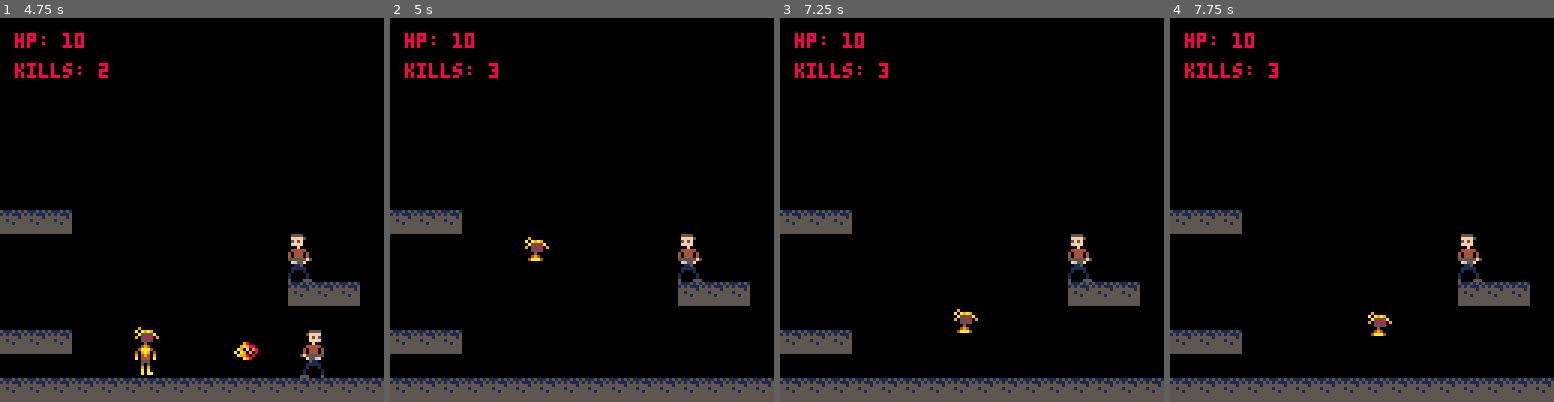
Above: before the commit, frames 1-4 (left to right).
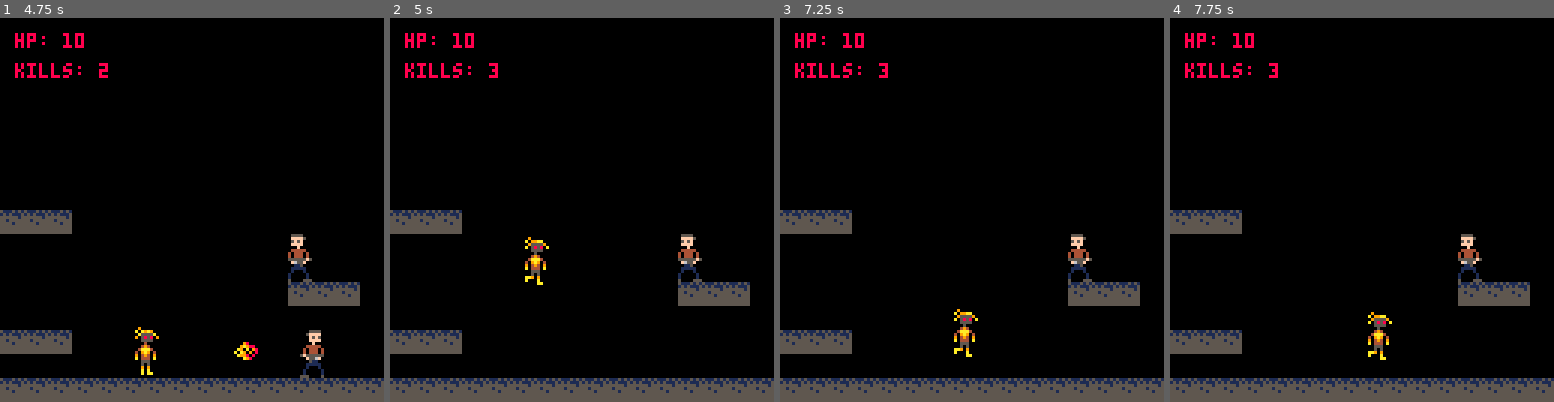
Above: after the commit, the same moments.

Repository: xMunchy/Mirror_Image
Game: PICO-8 cartridge prog.p8
Two runs of this game, one before a commit and one after it. Both use one fixed random seed, a clock stepped at 60 frames per second and the inputs below.
Inputs:
- Up to frame 1 (4.75 s): tap O (Z key) at 0.7, 1.7, 2.1, 2.5, 2.9, 3.3, 3.7, 4.1, 4.5 s; hold Right 1.6-2.1 s; hold Up 2.15-2.42 s; hold Right 2.47-3.03 s; hold Left 3.08-3.58 s; hold Down 3.63-3.97 s; hold Right 4.02-4.68 s; hold Up from 4.73 s (still down)
- Up to frame 2 (5 s): keep holding Up; tap O (Z key) at 4.9 s
- Up to frame 3 (7.25 s): release Up at 5.03 s; hold Left 5.08-5.68 s; tap O (Z key) every 0.4 s from 5.3 to 6.9 s; hold Down 5.73-6.03 s; hold Right 6.08-6.58 s; hold Right 6.63-7.13 s; hold Up from 7.18 s (still down)
- Up to frame 4 (7.75 s): tap O (Z key) at 7.3, 7.7 s; release Up at 7.45 s; hold Right from 7.5 s (still down)

Frame 1 is identical in both runs. In frame 2, 0.2% of the frame differs, in the area x 35-42%, y 57-70%; in frame 3, 0.2%; in frame 4, 0.2%.

Commit message:
fix small bug

Diff:
--- a/prog.p8
+++ b/prog.p8
@@ -75,7 +75,7 @@
  player.evil_crouchw = 8
  player.evil_crouchh = 8
  player.evil_crouch_speed = 16
- player.evil_jump_s = 32 --sprite
+ player.evil_jump_s = 34 --sprite
  player.evil_jump_w = 1 --sprite size
  player.evil_jump_h = 2
  player.evil_jumpw = 8 --size by pixels
@@ -219,8 +219,8 @@
   player.crouch_w = player.evil_crouch_w
   player.crouch_speed = player.evil_crouch_speed
   player.jump_s = player.evil_jump_s
-  player.jump_h = player.evil_jump_w
-  player.jump_w = player.evil_jump_h
+  player.jump_h = player.evil_jump_h
+  player.jump_w = player.evil_jump_w
   player.jumph = player.evil_jumph
   player.jumpw = player.evil_jumpw
  end
